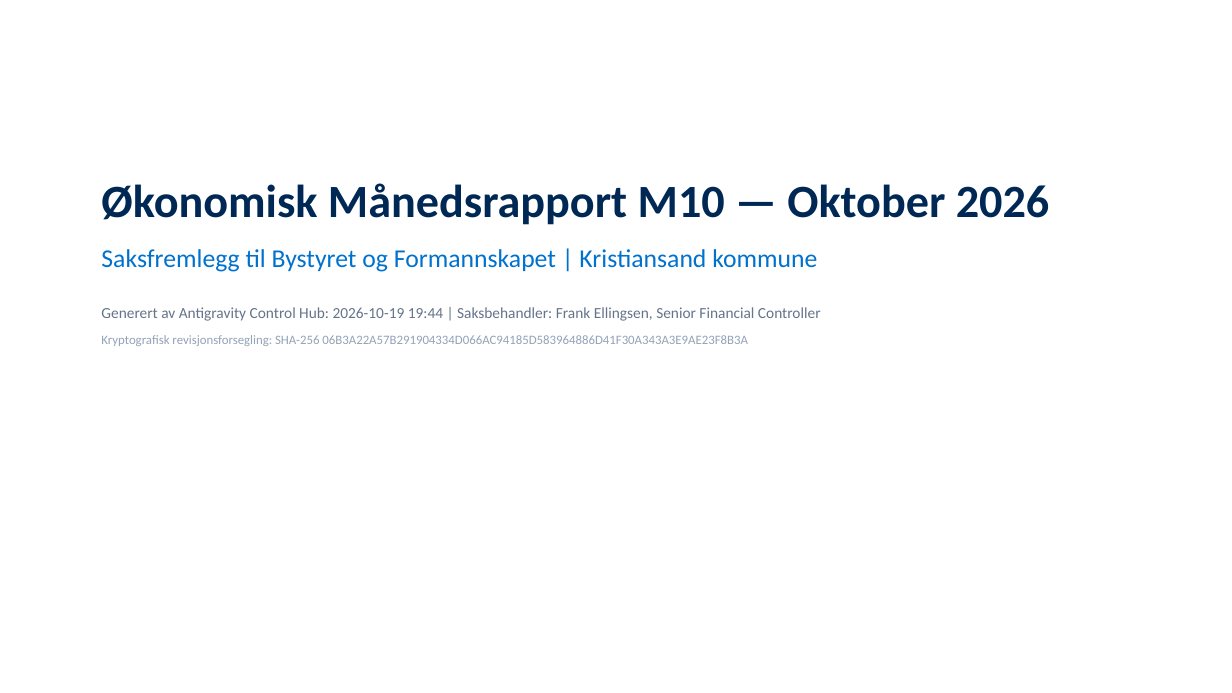
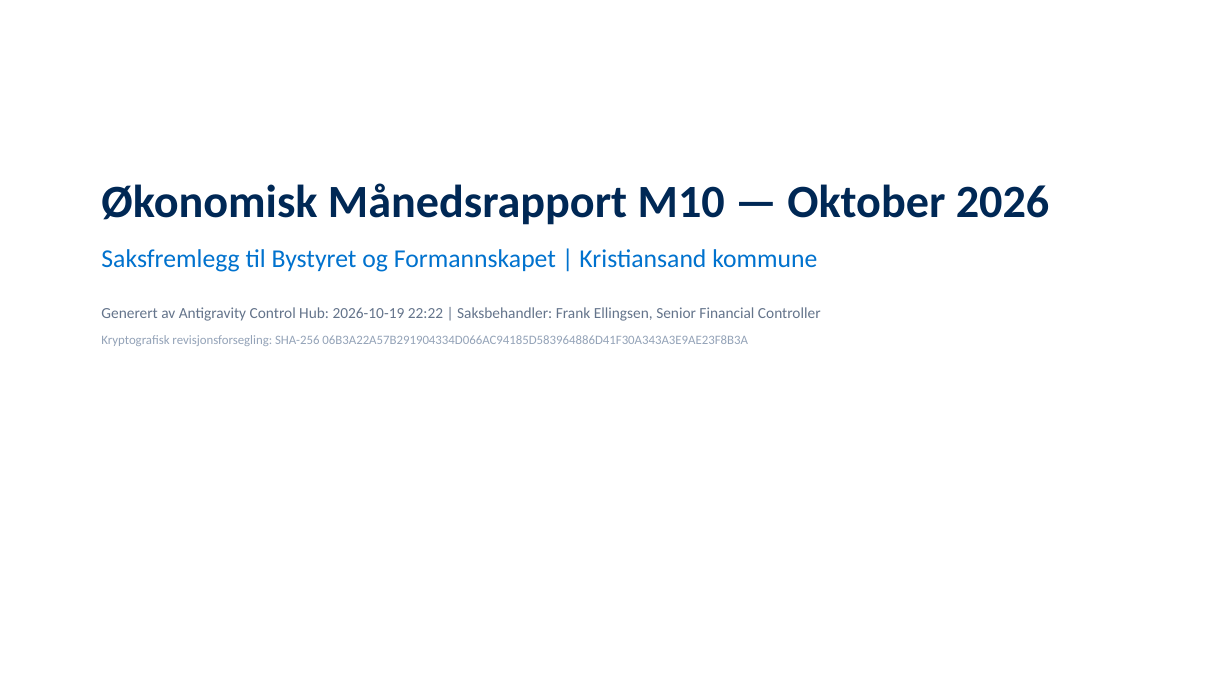
Before and after one commit to Frank-Ellingsen/AI_KOM, a slide deck: slide 1 of reports/Bystyret_M10_Okonomi_Rapport.pptx. Drawn at 1232x693 pixels with LibreOffice and Linux fonts; fonts in the diff are those of the drawing. Boxes give left, top, right and bottom in pixels: in the first picture for what was removed or moved away, otherwise in the second. Text is boxed around its words. In the diff, an @@ line names an element or a change of style, - is before the commit and + after.

```diff
--- a/reports/Bystyret_M10_Okonomi_Rapport.pptx
+++ b/reports/Bystyret_M10_Okonomi_Rapport.pptx
@@ text at [101,307,821,321]: text changed @@
-Generert av Antigravity Control Hub: 2026-10-19 19:44 | Saksbehandler: Frank Ellingsen, Senior Financial Controller
+Generert av Antigravity Control Hub: 2026-10-19 22:22 | Saksbehandler: Frank Ellingsen, Senior Financial Controller
```
Also in this commit, not shown: 6 other files.
